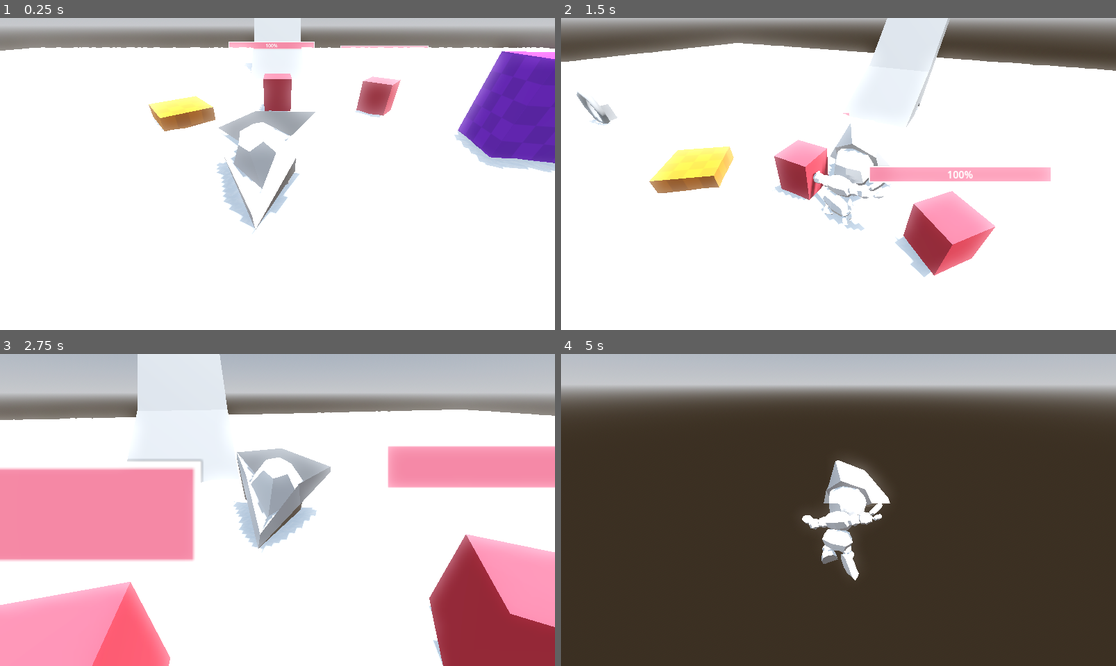
Above: before the commit, frames 1-4 (two rows, left to right).
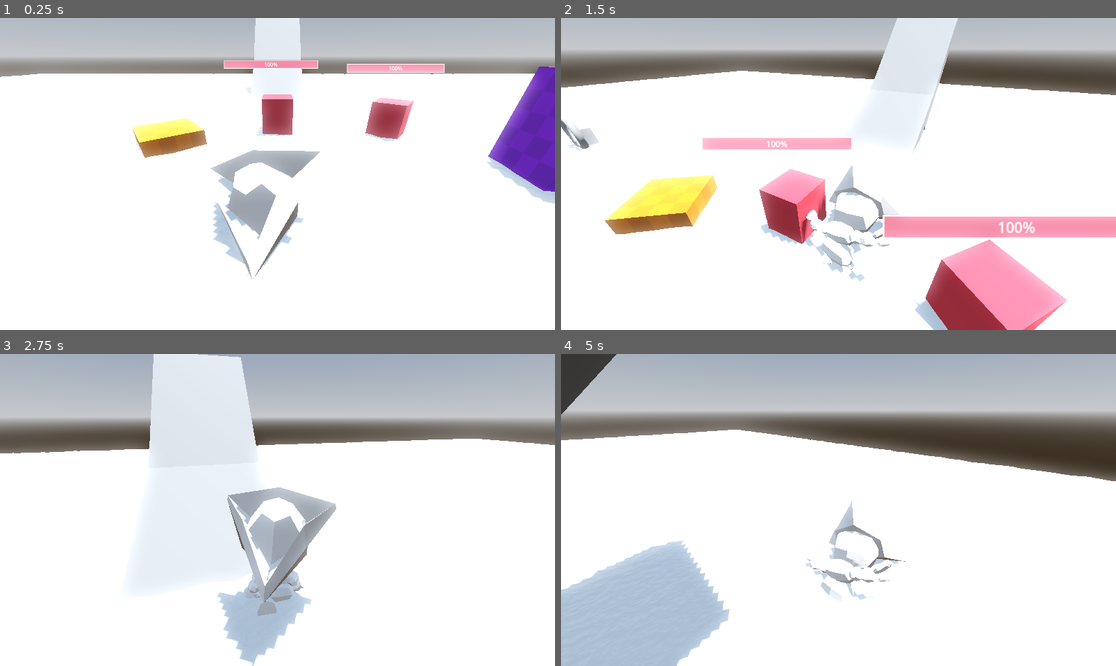
Above: after the commit, the same moments.

Repository: d4nmos/PirateGame
Game: Godot game, scene res://scenes/test.tscn
The game is run twice, just before and just after one commit, with the same random seed, the same clock (stepped at 60 frames per second) and the same inputs.
Inputs (mouse positions are in pixels of both pictures, inside the frame that each line leads up to):
- Up to frame 1 (0.25 s): no input
- Up to frame 2 (1.5 s): move the mouse to (866, 174) at 0.52 s; hold W (forward) from 0.53 s (still down); tap E (interact) at 0.6 s; click (866, 174) at 0.67 s; tap Space (jump) at 0.77 s; move the mouse to (810, 174) at 1.27 s; tap Mouse wheel up (next_interact_object) at 1.35 s
- Up to frame 3 (2.75 s): keep holding W (forward); tap Space (jump) at 1.52 s; move the mouse to (288, 503) at 2.02 s; tap Mouse wheel down (prev_interact_object) at 2.1 s
- Up to frame 4 (5 s): keep holding W (forward); move the mouse to (832, 516) at 2.77 s; tap E (interact) at 2.85 s; click (832, 516) at 2.92 s; tap Space (jump) at 3.02, 3.77, 4.52 s; move the mouse to (877, 513) at 3.52 s; tap Mouse wheel up (next_interact_object) at 3.6 s; move the mouse to (794, 506) at 4.27 s; tap Mouse wheel down (prev_interact_object) at 4.35 s

The runs differ from the first frame. In frame 1, 25% of the frame differs, in the area x 0-100%, y 0-84%; in frame 2, 38%; in frame 3, 51%; in frame 4, 84%, in the area x 0-100%, y 0-100%.

Commit message:
Update test.tscn

Diff:
--- a/scenes/test.tscn
+++ b/scenes/test.tscn
@@ -138,7 +138,7 @@
 environment = SubResource("Environment_hyx3i")
 
 [node name="player" parent="." instance=ExtResource("5_te34d")]
-transform = Transform3D(0.822015, 0, 0, 0, 0.793279, 0, 0, 0, 1, 0, 0, 0)
+transform = Transform3D(0.726696, 0, 0, 0, 0.726696, 0, 0, 0, 0.726696, 0, 0, 0)
 inventory_data = ExtResource("6_hnms0")
 interaction_manager = ExtResource("8_s4mwa")
 
